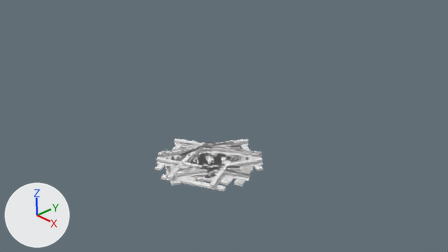
Before and after pictures for a commit that changed the Blender file models/gleis/rail_my_rt_final.blend.
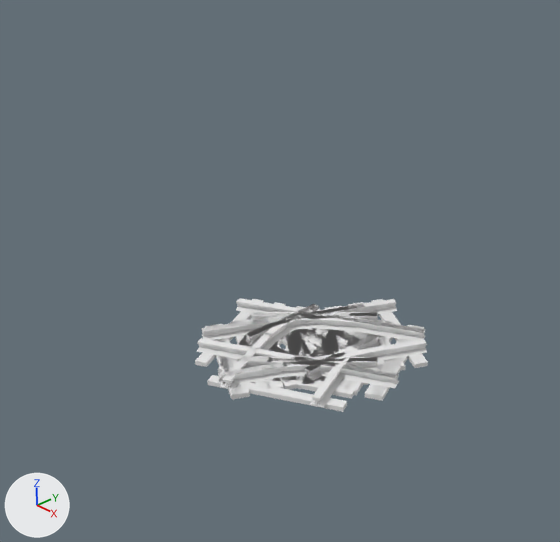
There are two pictures of each version: one from the file's camera 'Camera', one close up on the part from 14% to 73% of the width and 0% to 100% of the height. The axes (+X, +Y, +Z) are drawn at lower left. The lights are the same throughout.

The scene before the commit, as lines of its bpy script (objects in view):
```python
ob_track_cr = bpy.data.objects.new('track_cr', me_cube_024)
ob_track_cr.location = (0.0, 0.0, -0.5)
ob_track_cr.scale = (0.5, 0.5, 0.5)
ob_track_cr_30 = bpy.data.objects.new('track_cr_30', me_cube_005)
ob_track_cr_30.location = (0.0, 0.0, -0.5)
ob_track_cr_30.scale = (0.5, 0.5, 0.5)
ob_track_cr_45 = bpy.data.objects.new('track_cr_45', me_cube_000)
ob_track_cr_45.location = (0.0, 0.0, -0.5)
ob_track_cr_45.scale = (0.5, 0.5, 0.5)
ob_track_cr_60 = bpy.data.objects.new('track_cr_60', me_cube_006)
ob_track_cr_60.location = (0.0, 0.0, -0.5)
ob_track_cr_60.scale = (0.5, 0.5, 0.5)
ob_track_st = bpy.data.objects.new('track_st', me_cube_013)
ob_track_st.location = (0.0, 0.0, -0.5)
ob_track_st.scale = (0.5, 0.5, 0.5)
ob_track_st_30 = bpy.data.objects.new('track_st_30', me_cube_020)
ob_track_st_30.location = (0.0, 0.0, -0.5)
ob_track_st_30.scale = (0.5, 0.5, 0.5)
ob_track_st_45 = bpy.data.objects.new('track_st_45', me_cube_018)
ob_track_st_45.location = (0.0, 0.0, -0.5)
ob_track_st_45.scale = (0.5, 0.5, 0.5)
ob_track_st_60 = bpy.data.objects.new('track_st_60', me_cube_003)
ob_track_st_60.location = (0.0, 0.0, -0.5)
ob_track_st_60.scale = (0.5, 0.5, 0.5)
```
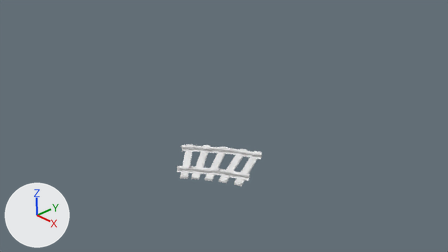
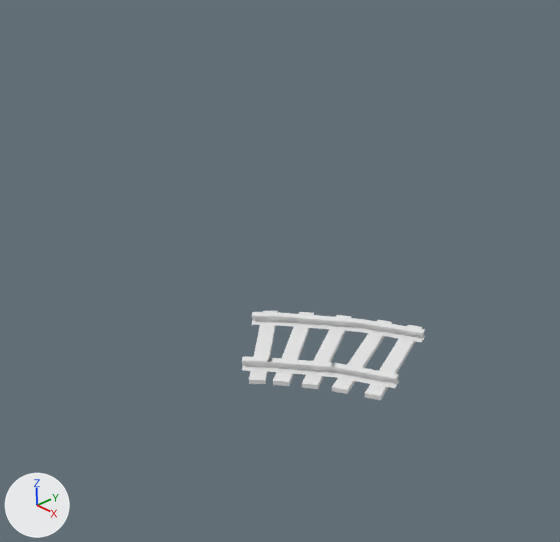
Commit message: Fix shadow bug on some rail models

Where the newer file only moved an object's origin or applied its transform, the numbers keep the older frame.

Location of each change, [x1, y1, x2, y2] in pixels of the close-ups (560 x 542 px; the box of a moved part takes in the faces that stretch with it):
'track_cr', hidden
    before: [207, 304, 381, 412]
'track_cr_45', hidden
    before: [202, 312, 378, 399]
'track_st_60', hidden
    before: [195, 298, 426, 401]
'track_st_30', hidden
    before: [202, 299, 427, 399]
'track_cr_30', hidden
    before: [243, 299, 428, 381]
'track_st', hidden
    before: [245, 304, 379, 381]
'track_st_45', hidden
    before: [245, 312, 377, 380]
part 1 of me_cube_024, moved or reshaped (not visible afterwards)
    before: [221, 355, 249, 390]
part 2 of me_cube_024, moved or reshaped (not visible afterwards)
    before: [207, 375, 347, 412]
part 3 of me_cube_024, moved or reshaped (not visible afterwards)
    before: [218, 367, 354, 398]
part 4 of me_cube_024, moved or reshaped (not visible afterwards)
    before: [310, 373, 340, 408]
part 5 of me_cube_024, moved or reshaped (not visible afterwards)
    before: [239, 333, 275, 369]
part 6 of me_cube_024, moved or reshaped (not visible afterwards)
    before: [284, 335, 335, 355]
part 7 of me_cube_024, moved or reshaped (not visible afterwards)
    before: [327, 347, 359, 383]
part 8 of me_cube_024, moved or reshaped (not visible afterwards)
    before: [293, 304, 319, 316]
part 9 of me_cube_024, moved or reshaped (not visible afterwards)
    before: [301, 329, 348, 349]
part 10 of me_cube_024, moved or reshaped (not visible afterwards)
    before: [351, 334, 381, 350]
part 11 of me_cube_024, moved or reshaped (not visible afterwards)
    before: [264, 314, 295, 342]
part 12 of me_cube_024, deleted
    before: [297, 307, 358, 342]
'track_cr_60', unchanged, uncovered by the edit
    before: [242, 312, 424, 400]
    after: [242, 311, 425, 400]

The change, as a list of edits to the scene's bpy script:
```text
Change me_cube_024:
    where me_cube_024.from_pydata(...)  # 196 vertices, 154 faces; spans x -1.48..2.27, y -2.55..1.0, z -0.02..0.28
    used by ob_track_cr; location = (0.0, 0.0, -0.5); scale = (0.5, 0.5, 0.5)
    me_cube_024 part 1: the loose piece of 20 vertices spanning x -0.45..0.26, y -2.51..-1.48, z 0.08..0.28 is scaled about its middle by 2, then moved by (-0.09, -2.0, 1.18)
    me_cube_024 part 2: the loose piece of 8 vertices spanning x -0.49..2.27, y -2.55..-1.01, z -0.02..0.08 is scaled about its middle by 2, then moved by (0.89, -1.78, 1.03)
    me_cube_024 part 3: the loose piece of 8 vertices spanning x -0.71..2.04, y -2.11..-0.57, z -0.02..0.08 is scaled about its middle by 2, then moved by (0.66, -1.34, 1.03)
    me_cube_024 part 4: the loose piece of 20 vertices spanning x 1.29..2.0, y -1.64..-0.61, z 0.08..0.28 is scaled about its middle by 2, then moved by (1.65, -1.12, 1.18)
    me_cube_024 part 5: the loose piece of 20 vertices spanning x -0.87..-0.08, y -1.82..-0.56, z 0.08..0.28 is scaled about its middle by 2, then moved by (-0.47, -1.19, 1.18)
    me_cube_024 part 6: the loose piece of 8 vertices spanning x -1.34..1.61, y -0.5..0.32, z -0.02..0.08 is scaled about its middle by 2, then moved by (0.14, -0.09, 1.03)
    me_cube_024 part 7: the loose piece of 20 vertices spanning x 0.83..1.61, y -0.86..0.44, z 0.08..0.28 is scaled about its middle by 2, then moved by (1.22, -0.21, 1.18)
    me_cube_024 part 8: the loose piece of 20 vertices spanning x -1.12..-0.82, y 0.31..1.0, z 0.08..0.28 is scaled about its middle by 2, then moved by (-0.97, 0.65, 1.18)
    me_cube_024 part 9: the loose piece of 8 vertices spanning x -1.45..1.52, y 0.03..0.58, z -0.02..0.08 is scaled about its middle by 2, then moved by (0.03, 0.31, 1.03)
    me_cube_024 part 10: the loose piece of 20 vertices spanning x 0.82..1.12, y 0.31..1.0, z 0.08..0.28 is scaled about its middle by 2, then moved by (0.97, 0.65, 1.18)
    me_cube_024 part 11: the loose piece of 20 vertices spanning x -1.13..-0.58, y -0.72..0.37, z 0.08..0.28 is scaled about its middle by 2, then moved by (-0.85, -0.18, 1.18)
    me_cube_024 part 12: the loose piece of 8 vertices spanning x -1.48..1.48, y 0.63..0.87, z -0.02..0.08 is deleted
Change ob_track_st:
    add ob_track_st.hide_set(True)  # its collection is switched off
Change ob_track_st_45:
    add ob_track_st_45.hide_set(True)  # its collection is switched off
Change ob_track_st_30:
    add ob_track_st_30.hide_set(True)  # its collection is switched off
Change ob_track_st_60:
    add ob_track_st_60.hide_set(True)  # its collection is switched off
Change ob_track_cr_45:
    add ob_track_cr_45.hide_set(True)  # its collection is switched off
Change ob_track_cr:
    add ob_track_cr.hide_set(True)  # its collection is switched off
Change ob_track_cr_30:
    add ob_track_cr_30.hide_set(True)  # its collection is switched off
```
